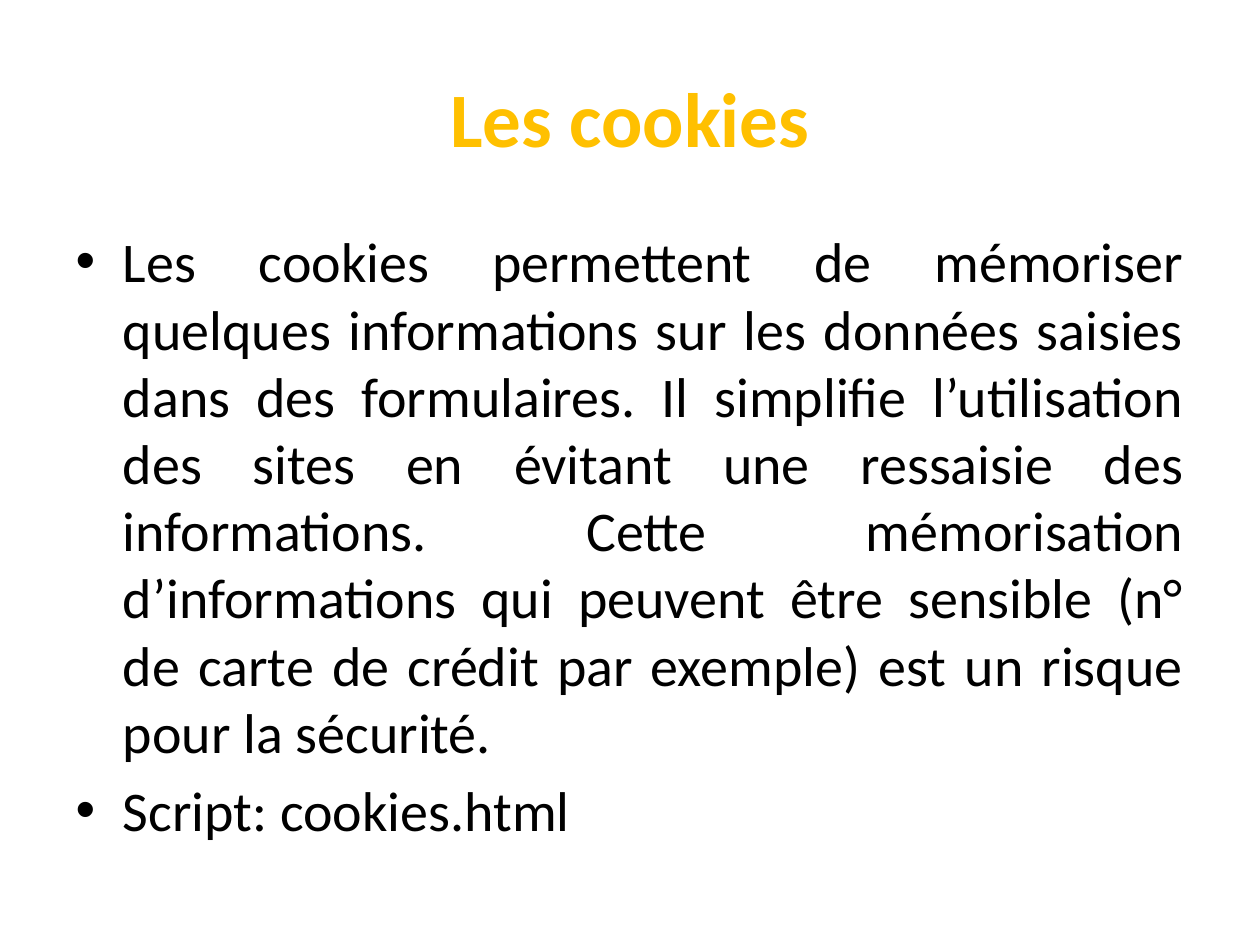
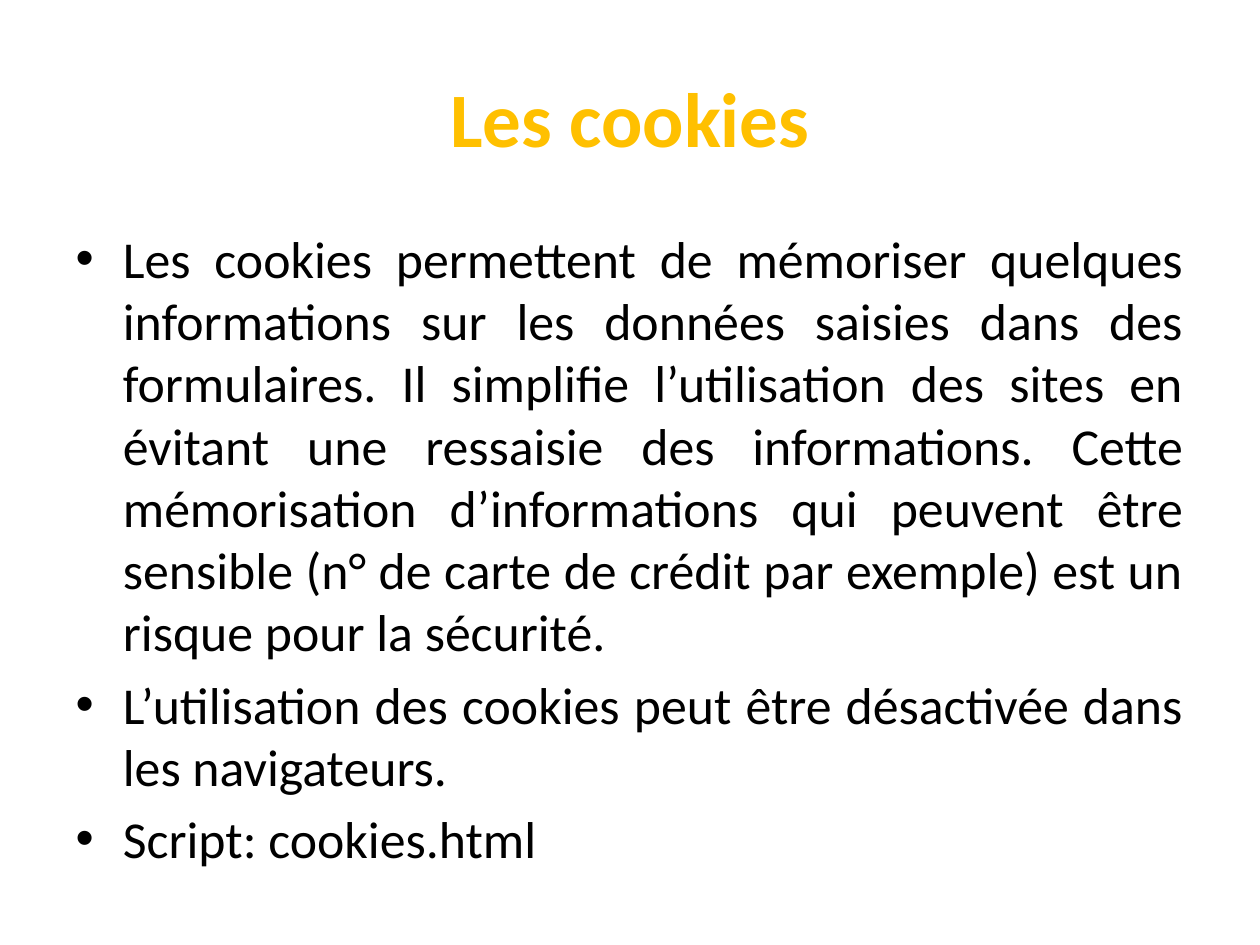
Before and after one commit to codeRoomMarseille/JavaScript_20180914, a slide deck: slide 27 of javascript.pptx. Drawn at 1260x945 pixels with LibreOffice and Linux fonts; fonts in the diff are those of the drawing. Boxes give left, top, right and bottom in pixels: in the first picture for what was removed or moved away, otherwise in the second. Text is boxed around its words. In the diff, an @@ line names an element or a change of style, - is before the commit and + after.

```diff
--- a/javascript.pptx
+++ b/javascript.pptx
@@ text at (123, 242, 1183, 867): size 32 to 29.6 pt in "Les cookies permettent de mémoriser quelques informations ...", "Script: cookies.html" @@
@@ text at (123, 687, 1182, 795): paragraph added @@
+• L’utilisation des cookies peut être désactivée dans les navigateurs.
```
Also in this commit, not shown: 11 other slides changed.
